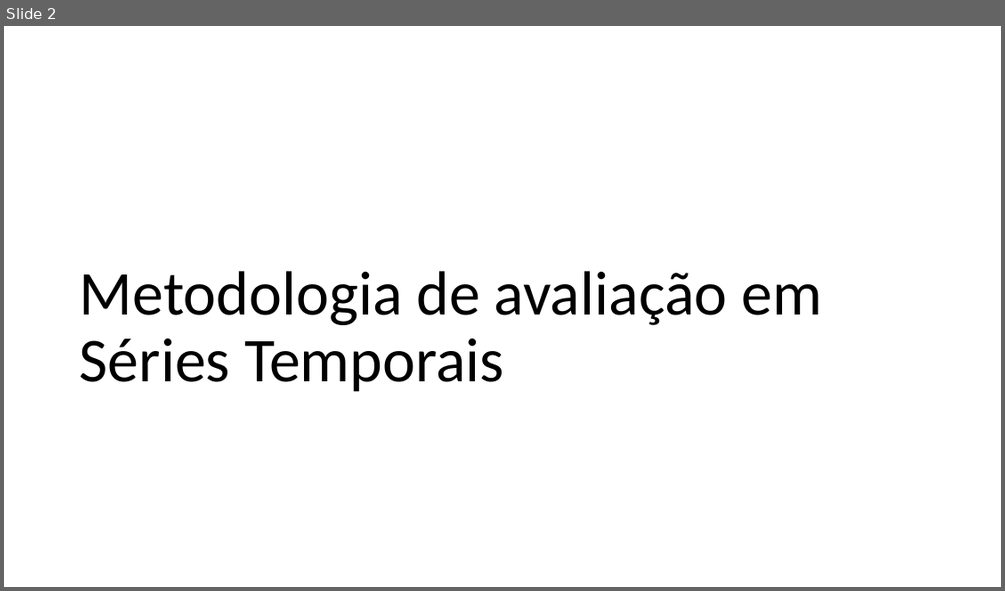
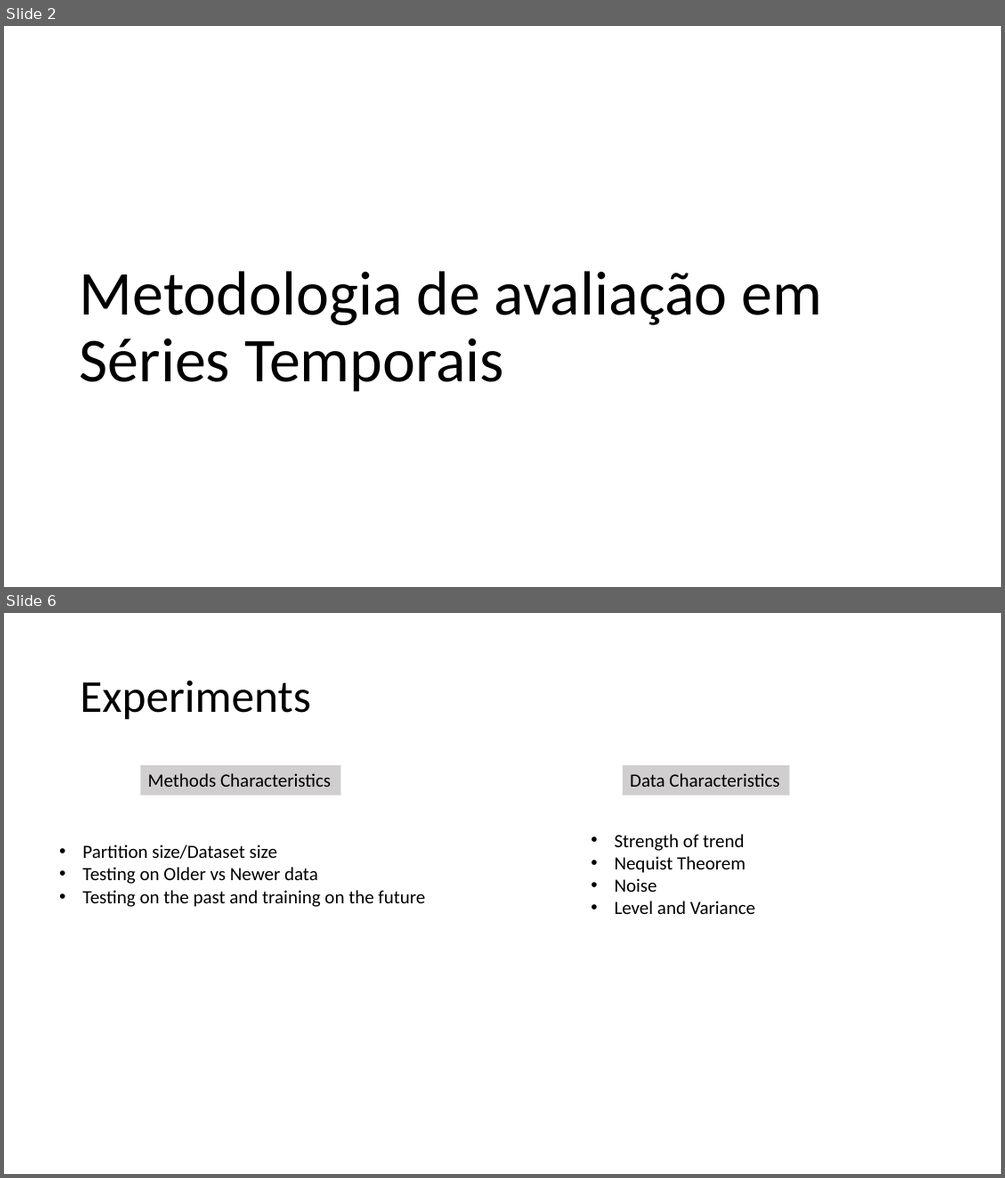
Before and after one commit to MiguelLoureiro98/timecave, a slide deck: papers/.ppt/TimeSeriesCV_15032024.pptx. Shown one above the other, each under a label of ours: slide 2 before the commit, slides 2 and 6 after it; the slides between them are not shown. The pictures are 1005x591 and 1005x1178 pixels, drawn with LibreOffice and Linux fonts; fonts in the diff are those of the drawing. Boxes give left, top, right and bottom in pixels: in the first picture for what was removed or moved away, otherwise in the second. Text is boxed around its words. In the diff, an @@ line names an element or a change of style, - is before the commit and + after.

```diff
--- a/papers/.ppt/TimeSeriesCV_15032024.pptx
+++ b/papers/.ppt/TimeSeriesCV_15032024.pptx
@@ slide 6 added at box(4, 613, 1001, 1174), background #FFFFFF @@
@@ title added at box(80, 680, 311, 720), 44 pt, text #000000 @@
+Experiments
@@ rectangle added at box(141, 765, 341, 795), fill #D0CECE, 18 pt, text #000000 @@
+Methods Characteristics
@@ rectangle added at box(623, 765, 789, 795), fill #D0CECE, 18 pt, text #000000 @@
+Data Characteristics
@@ text added at box(82, 844, 425, 907), 18 pt, text #000000 @@
+• Partition size/Dataset size
+• Testing on Older vs Newer data
+• Testing on the past and training on the future
@@ text added at box(615, 834, 755, 914), 18 pt, text #000000 @@
+• Strength of trend
+• Nequist Theorem
+• Noise
+• Level and Variance
```
Also in this commit, not shown: 2 slides changed, 4 other slides added, 22 slides removed, 2 other files.
